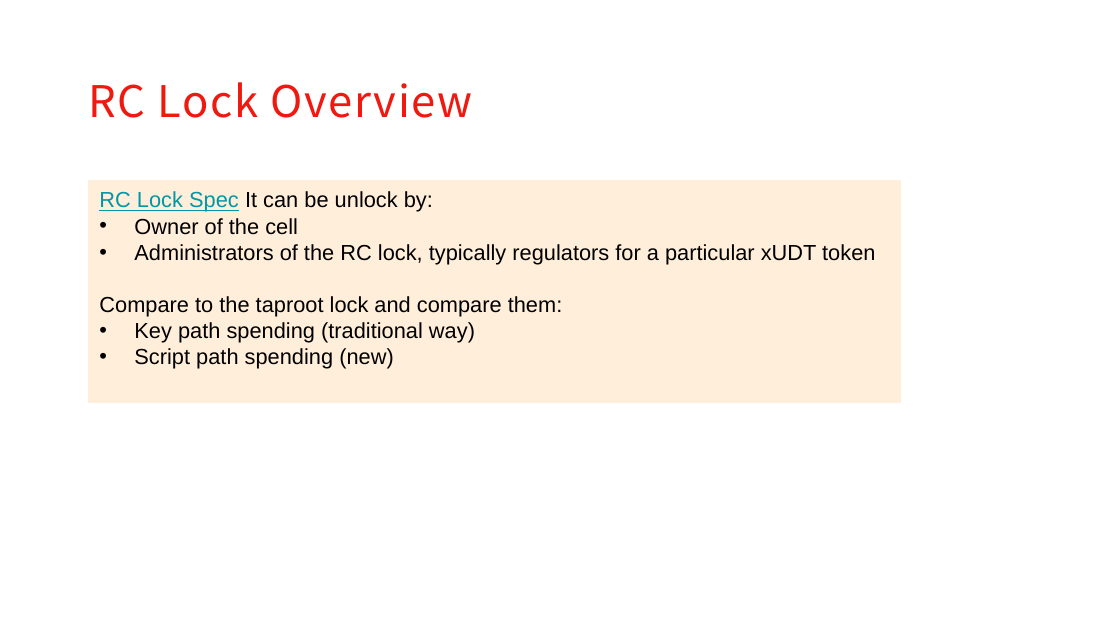
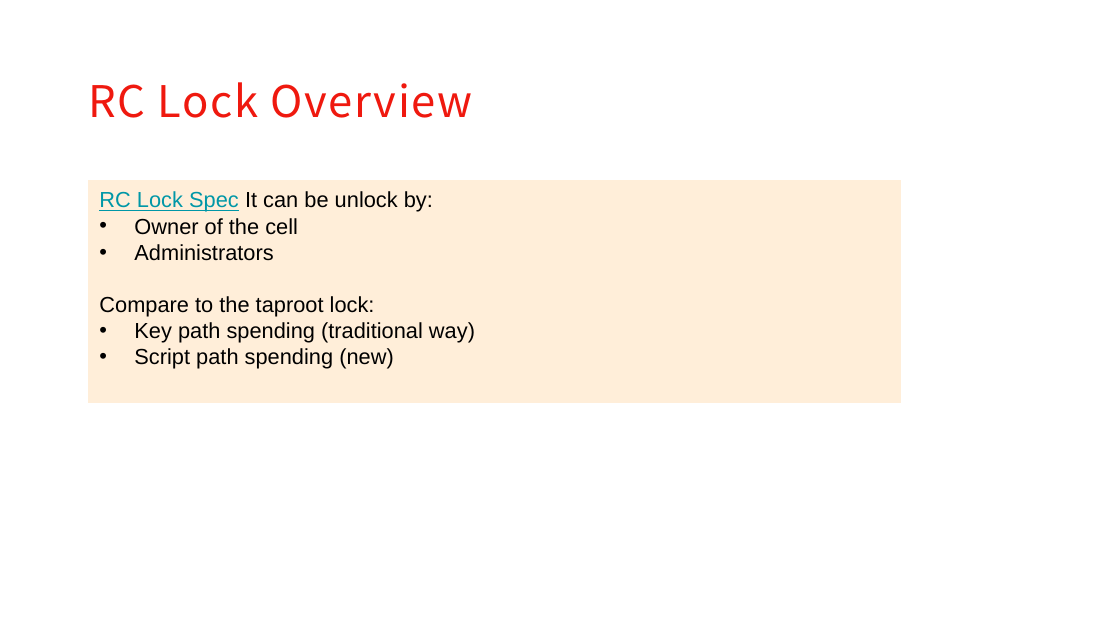
Before and after one commit to XuJiandong/docs-bank, a slide deck: slide 5 of presentation.pptx. Drawn at 1120x630 pixels with LibreOffice and Linux fonts; fonts in the diff are those of the drawing; background and template pictures are left out. Boxes give left, top, right and bottom in pixels: in the first picture for what was removed or moved away, otherwise in the second. Text is boxed around its words. In the diff, an @@ line names an element or a change of style, - is before the commit and + after.

```diff
--- a/presentation.pptx
+++ b/presentation.pptx
@@ text in rectangle at (99, 244, 375, 317): text changed @@
-• Administrators of the RC lock, typically regulators for a particular xUDT token
-Compare to the taproot lock and compare them:
+• Administrators
+Compare to the taproot lock:
```
Also in this commit, not shown: 5 other slides changed.
